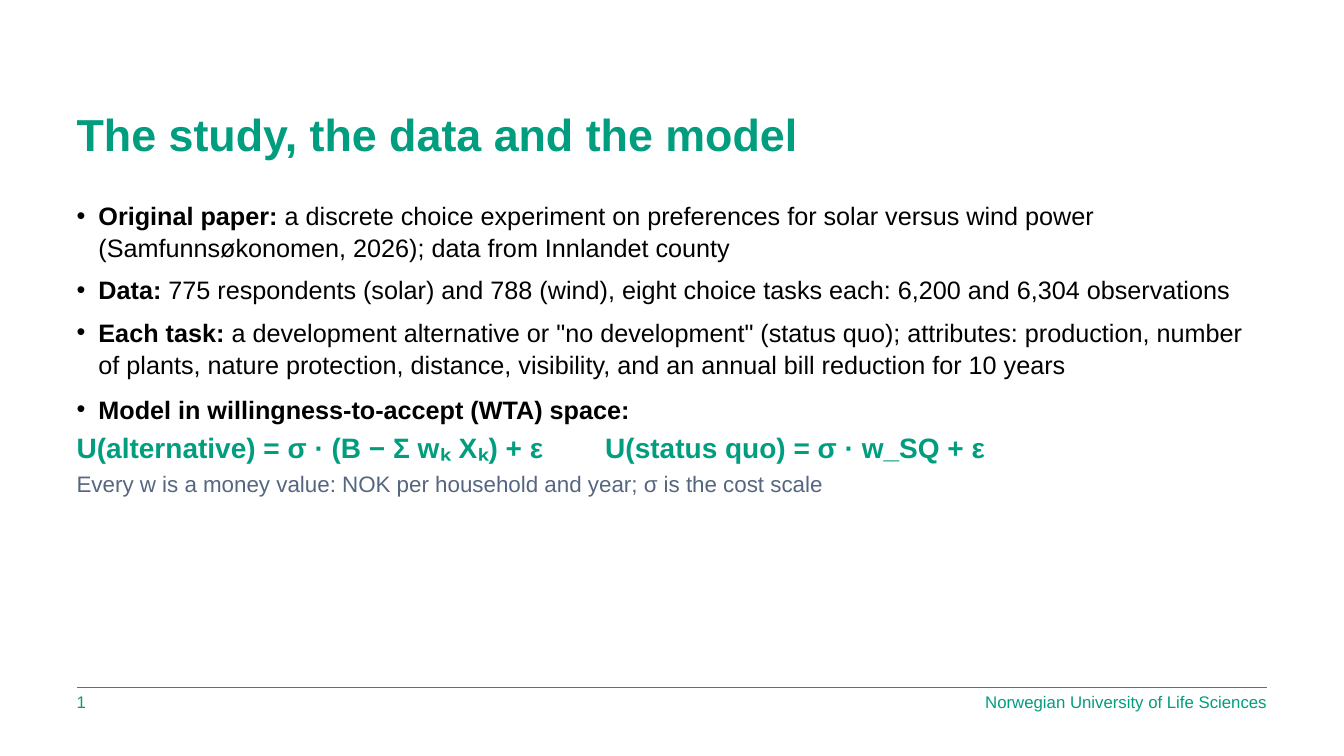
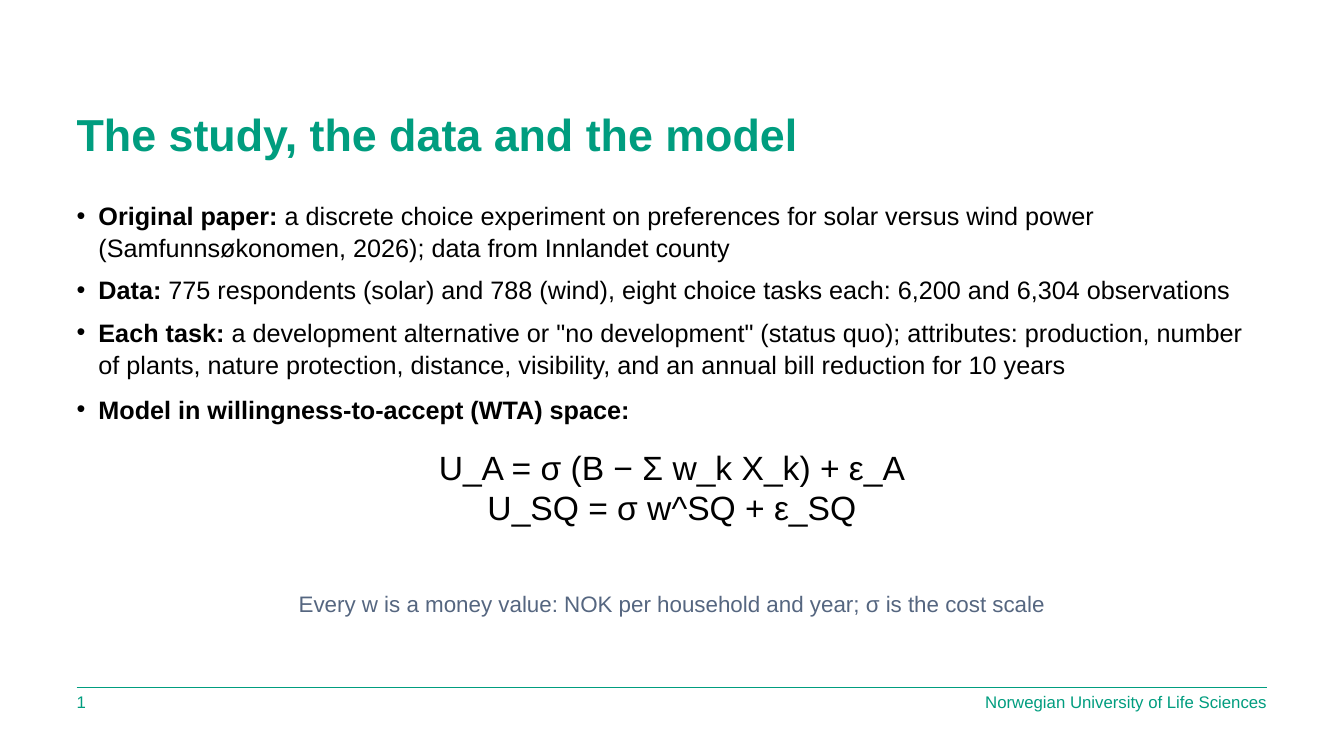
Before and after one commit to binosapk/Replication-of-Anders-et-al-2026-, a slide deck: slide 2 of docs/Defense_Presentation_13Nov.pptx. Drawn at 1344x756 pixels with LibreOffice and Linux fonts; fonts in the diff are those of the drawing; background and template pictures are left out. Boxes give left, top, right and bottom in pixels: in the first picture for what was removed or moved away, otherwise in the second. Text is boxed around its words. In the diff, an @@ line names an element or a change of style, - is before the commit and + after.

```diff
--- a/docs/Defense_Presentation_13Nov.pptx
+++ b/docs/Defense_Presentation_13Nov.pptx
@@ text at box(77, 437, 985, 497): paragraphs removed @@
-U(alternative) = σ · (B − Σ wₖ Xₖ) + ε U(status quo) = σ · w_SQ + ε
-Every w is a money value: NOK per household and year; σ is the cost scale
@@ text added at box(439, 455, 905, 527), 24 pt, text #000000 @@
+U_A = σ (B − Σ w_k X_k) + ε_A
+U_SQ = σ w^SQ + ε_SQ
@@ text added at box(299, 596, 1044, 617), 16 pt, text #556680 @@
+Every w is a money value: NOK per household and year; σ is the cost scale
```
Also in this commit, not shown: 6 other slides changed, 26 other files.
